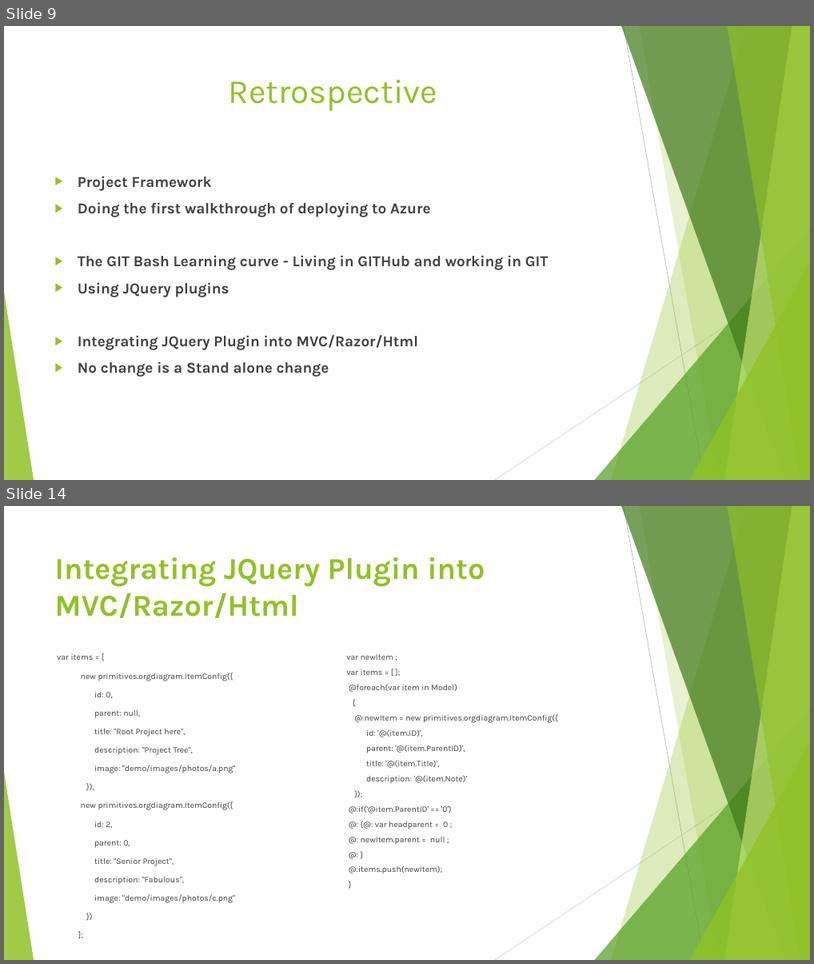
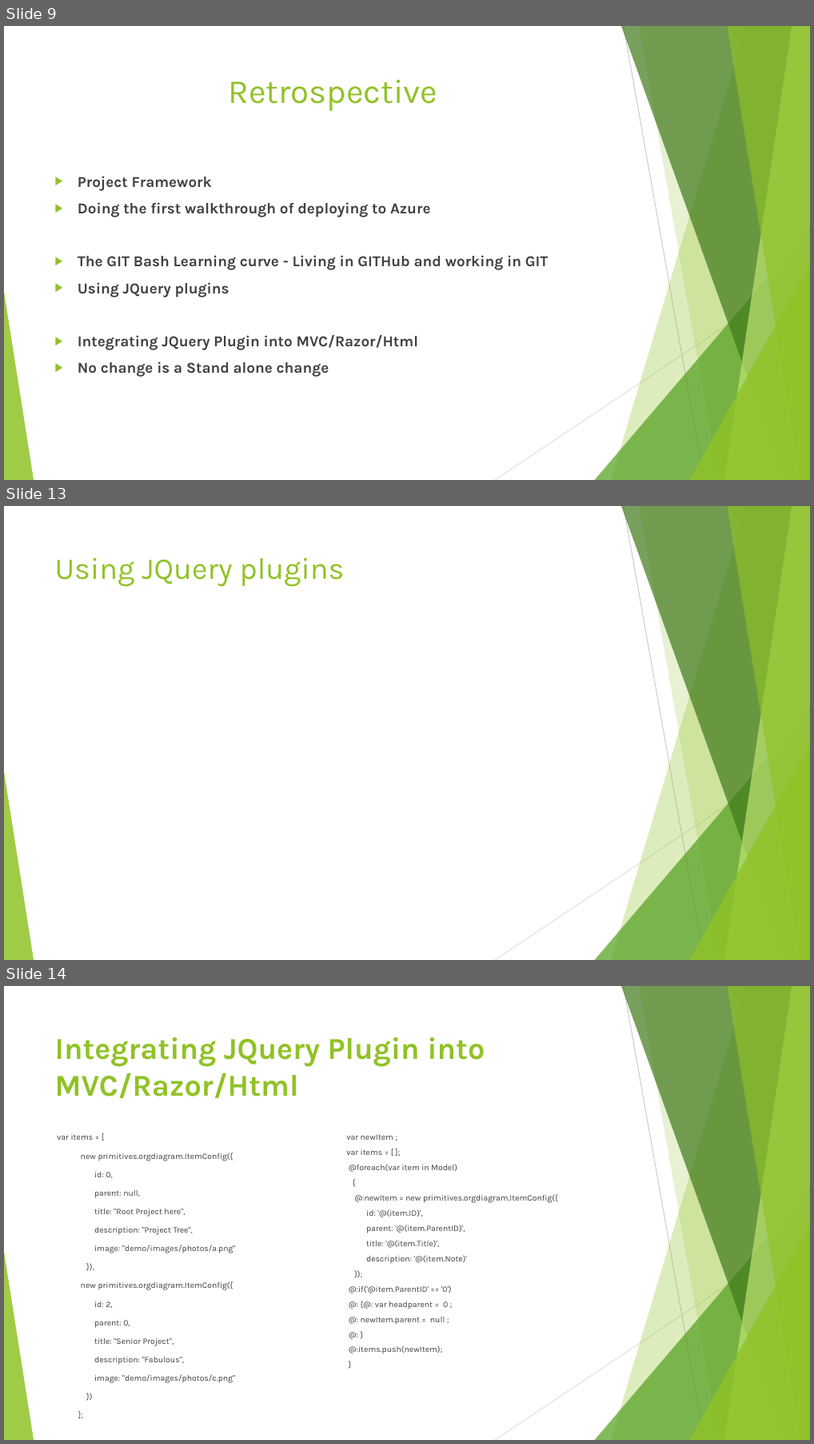
Before and after one commit to Project6/Planit, a slide deck: Final Project Documentation/CSC521.pptx. Shown one above the other, each under a label of ours: slides 9 and 14 before the commit, slides 9, 13 and 14 after it; the slides between them are not shown. The pictures are 814x964 and 814x1444 pixels, drawn with LibreOffice and Linux fonts; fonts in the diff are those of the drawing. Boxes give left, top, right and bottom in pixels: in the first picture for what was removed or moved away, otherwise in the second. Text is boxed around its words. In the diff, an @@ line names an element or a change of style, - is before the commit and + after.

```diff
--- a/Final Project Documentation/CSC521.pptx
+++ b/Final Project Documentation/CSC521.pptx
@@ slide 13 added at box(4, 506, 810, 960), background #FFFFFF; not listed: 10 template elements that a slide beside it also shows @@
@@ title added at box(55, 558, 345, 587), 36 pt, text #90C226 @@
+Using JQuery plugins
```
Also in this commit, not shown: 4 slides changed, 1 other slide added, 2 slides removed.
